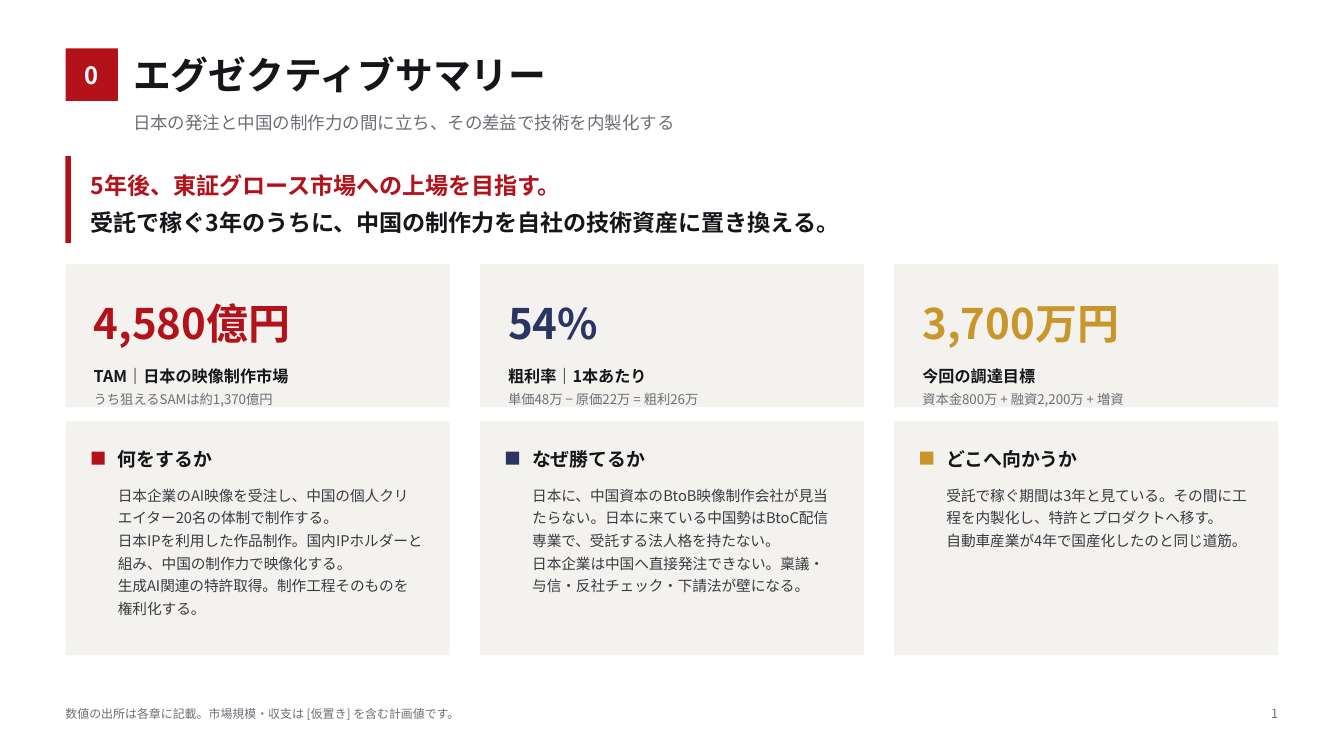
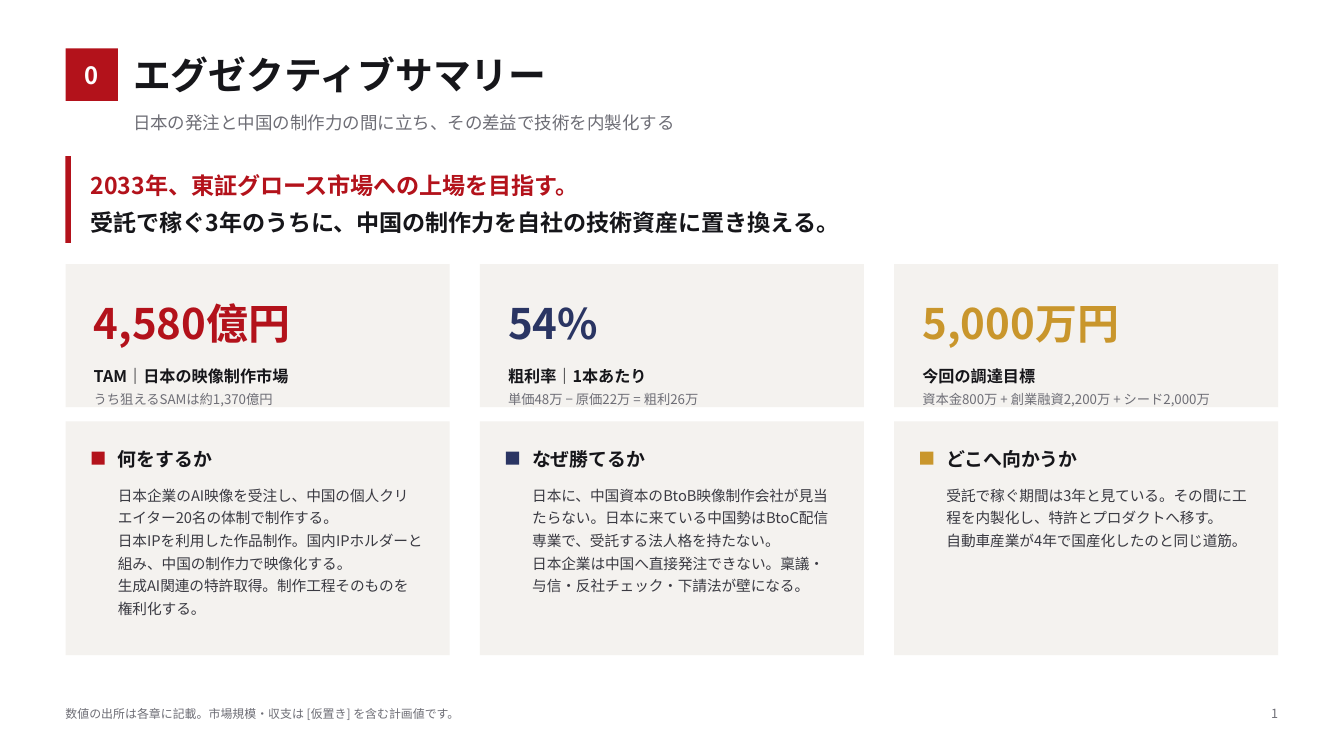
Before and after one commit to bpn333333/test, a slide deck: slide 2 of 投資家向け企画書.pptx. Drawn at 1344x756 pixels with LibreOffice and Linux fonts; fonts in the diff are those of the drawing. Boxes give left, top, right and bottom in pixels: in the first picture for what was removed or moved away, otherwise in the second. Text is boxed around its words. In the diff, an @@ line names an element or a change of style, - is before the commit and + after.

```diff
--- a/投資家向け企画書.pptx
+++ b/投資家向け企画書.pptx
@@ text at (91, 174, 579, 196): text changed @@
-5年後、東証グロース市場への上場を目指す。
+2033年、東証グロース市場への上場を目指す。
@@ text at (922, 306, 1119, 348): text changed @@
-3,700万円
+5,000万円
@@ text at (922, 393, 1210, 406): text changed @@
-資本金800万 + 融資2,200万 + 増資
+資本金800万 + 創業融資2,200万 + シード2,000万
```
Also in this commit, not shown: 3 other slides changed.
